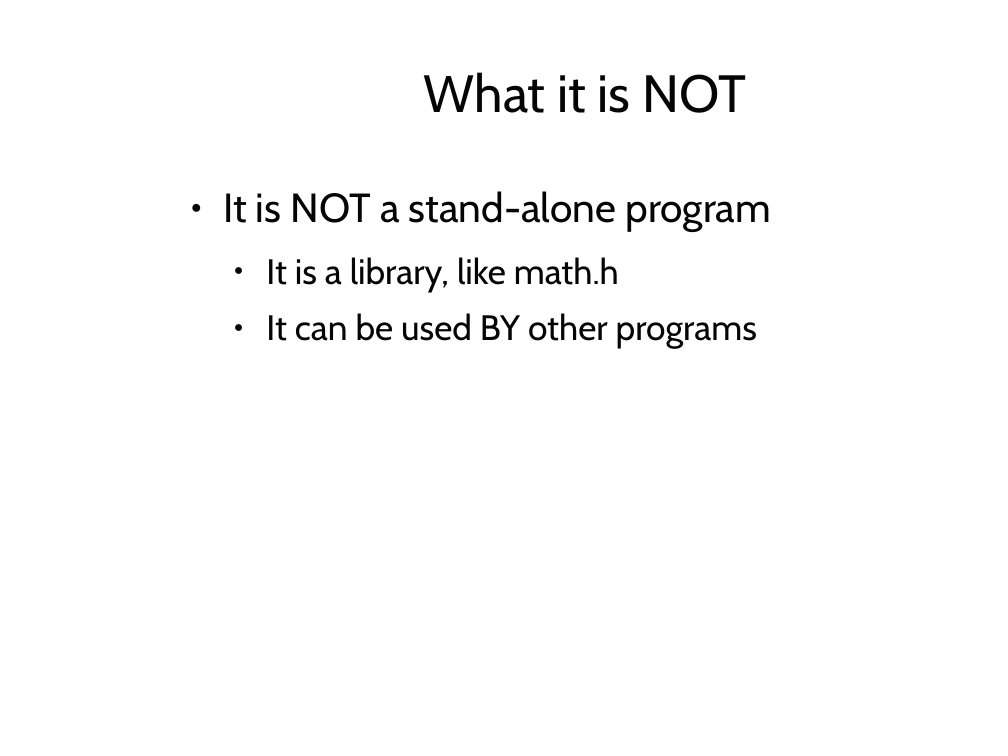
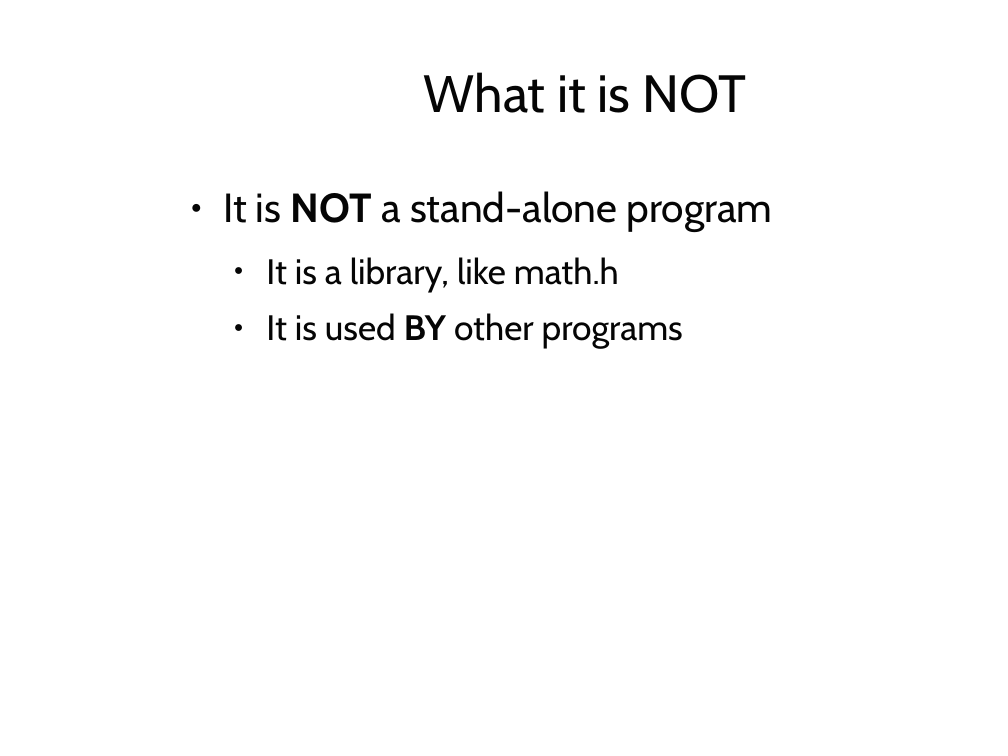
Before and after one commit to AndrewJamesTurner/CGP-Library, a slide deck: slide 3 of presentation/introduction.odp. Drawn at 1008x756 pixels with LibreOffice and Linux fonts; fonts in the diff are those of the drawing; background and template pictures are left out. Boxes give left, top, right and bottom in pixels: in the first picture for what was removed or moved away, otherwise in the second. Text is boxed around its words. In the diff, an @@ line names an element or a change of style, - is before the commit and + after.

Commit message:
updated presentation

```diff
--- a/presentation/introduction.odp
+++ b/presentation/introduction.odp
@@ text at (223, 191, 773, 232): bold on in "NOT" @@
@@ text at (266, 313, 683, 349): text changed @@
-  ● It can be used BY other programs
+  ● It is used BY other programs
```
Also in this commit, not shown: 5 other slides changed, 12 slides added, 14 other files.
